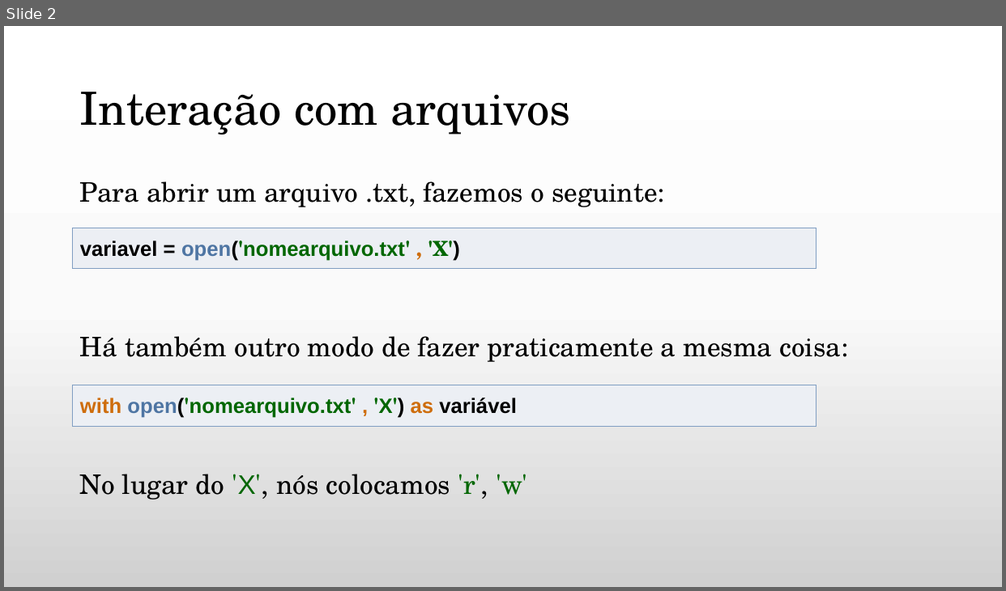
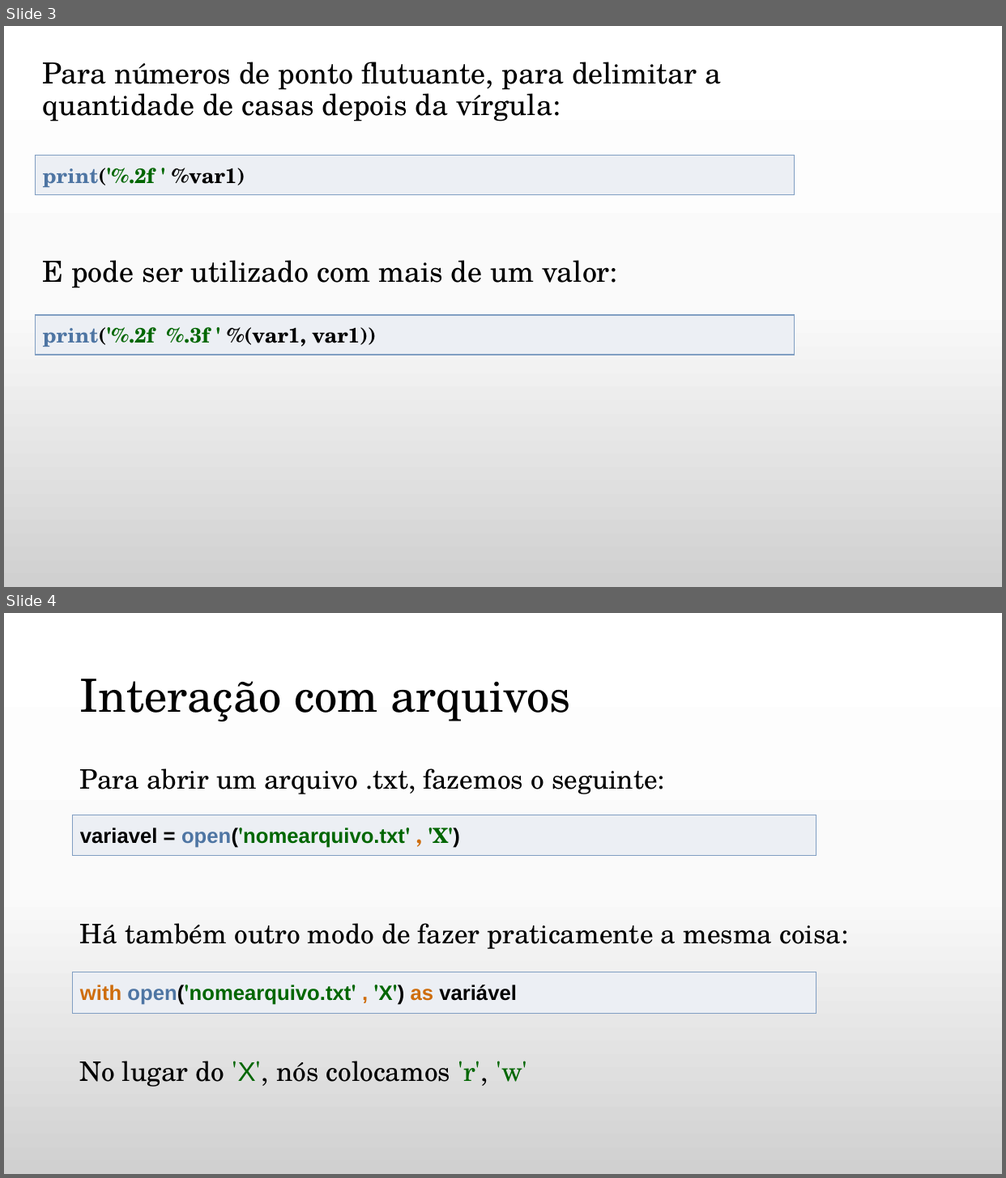
Before and after one commit to daniellygj/Fatec, a slide deck: 1º semestre/Revisões by danny/2º bimestre/Revisão Algoritmos.pptx. Shown one above the other, each under a label of ours: slide 2 before the commit, slides 3 and 4 after it. The pictures are 1006x591 and 1006x1178 pixels, drawn with LibreOffice and Linux fonts; fonts in the diff are those of the drawing; background and template pictures are left out. Boxes give left, top, right and bottom in pixels: in the first picture for what was removed or moved away, otherwise in the second. Text is boxed around its words. In the diff, an @@ line names an element or a change of style, - is before the commit and + after.

```diff
--- a/1º semestre/Revisões by danny/2º bimestre/Revisão Algoritmos.pptx
+++ b/1º semestre/Revisões by danny/2º bimestre/Revisão Algoritmos.pptx
@@ slide 3 added at (x1=4, y1=26, x2=1002, y2=587), background gradient #FFFFFF to #FBFBFB to #D1D1D1 @@
@@ text added at (x1=43, y1=62, x2=721, y2=288), 28 pt, text #000000 @@
+Para números de ponto flutuante, para delimitar a quantidade de casas depois da vírgula:
+E pode ser utilizado com mais de um valor:
@@ table added at (x1=35, y1=155, x2=795, y2=190), 1 rows, 1 columns @@
+print('%.2f ' %var1)
@@ table added at (x1=35, y1=315, x2=795, y2=350), 1 rows, 1 columns @@
+print('%.2f %.3f ' %(var1, var1))
@@ what was slide 2 is now slide 4 @@
```
Also in this commit, not shown: 7 slides changed, 1 other slide added, 1 other file.
